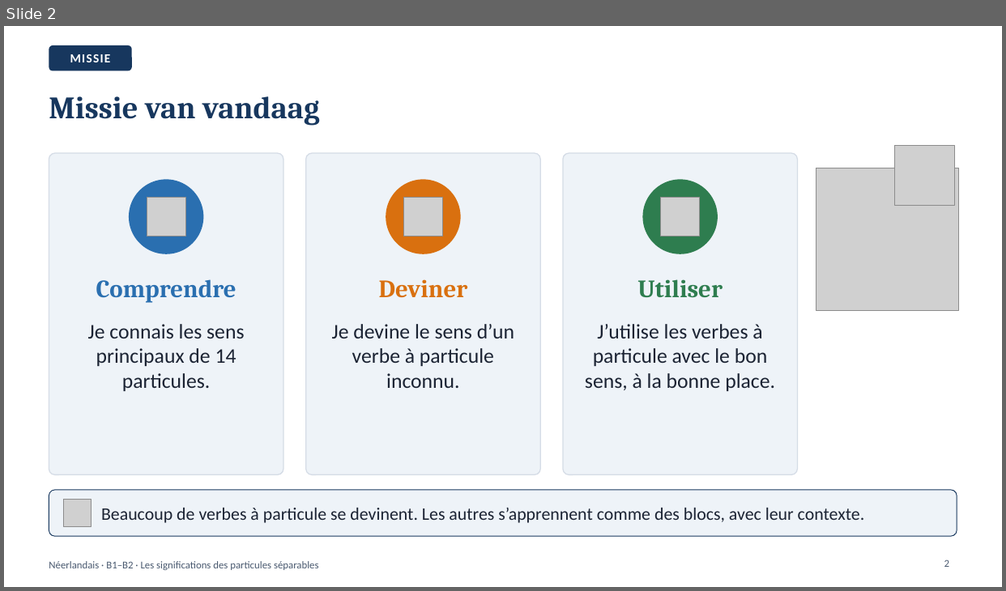
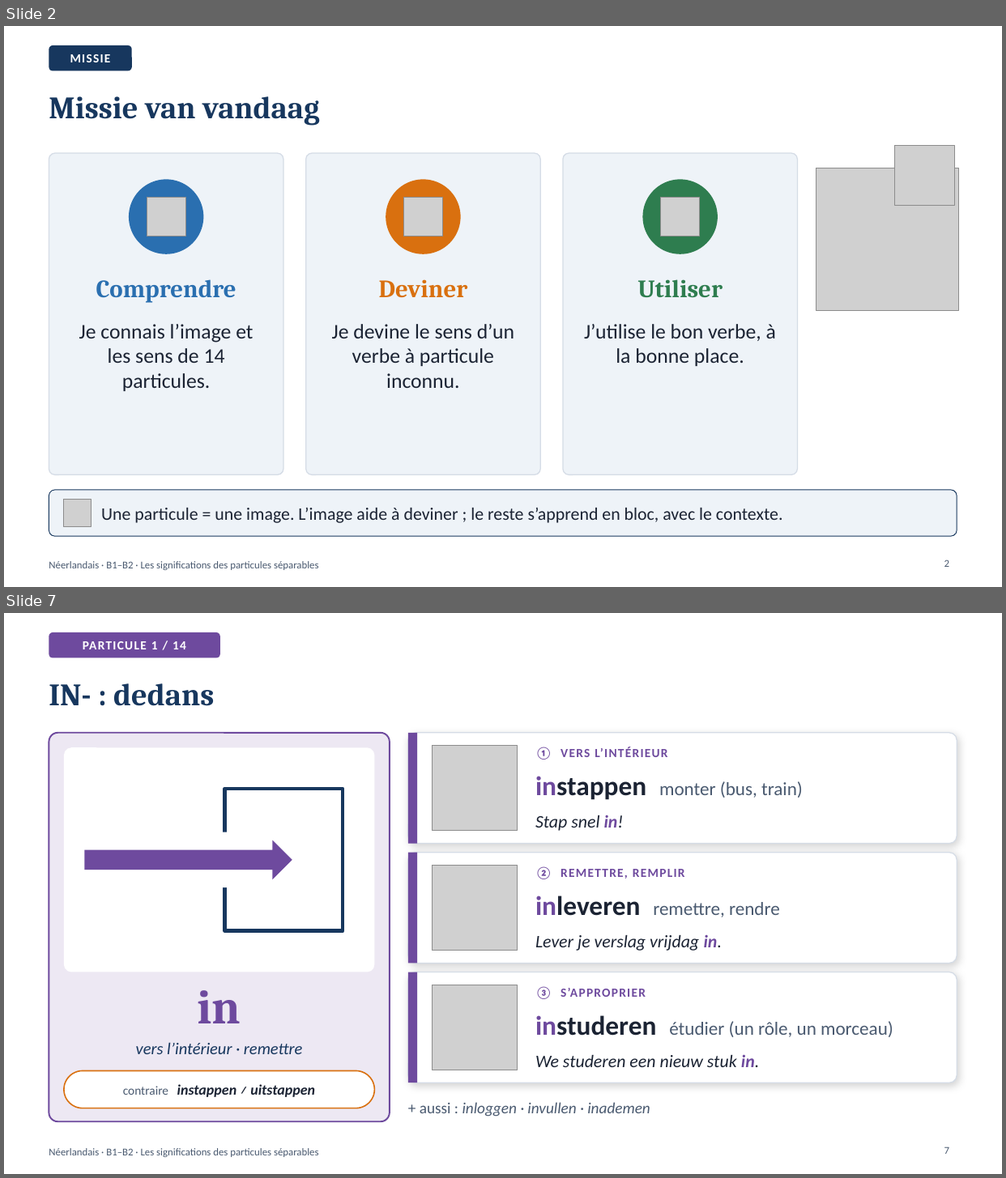
Before and after one commit to ajouniaux/talenleren, a slide deck: neerlandais1/powerpoints/Partikels_Les_particules_separables.pptx. Shown one above the other, each under a label of ours: slide 2 before the commit, slides 2 and 7 after it; the slides between them are not shown. The pictures are 1006x591 and 1006x1178 pixels, drawn with LibreOffice and Linux fonts; fonts in the diff are those of the drawing; grey boxes stand for pictures. Boxes give left, top, right and bottom in pixels: in the first picture for what was removed or moved away, otherwise in the second. Text is boxed around its words. In the diff, an @@ line names an element or a change of style, - is before the commit and + after.

```diff
--- a/neerlandais1/powerpoints/Partikels_Les_particules_separables.pptx
+++ b/neerlandais1/powerpoints/Partikels_Les_particules_separables.pptx
@@ slide 7 added at (x1=4, y1=613, x2=1002, y2=1174), background #FFFFFF; not listed: 1 template element that a slide beside it also shows @@
@@ rounded rectangle added at (x1=49, y1=632, x2=220, y2=658), fill #6E4A9E, 12 pt, text #FFFFFF, bold @@
+PARTICULE 1 / 14
@@ title added at (x1=49, y1=683, x2=214, y2=706), 30 pt, text #17375E, bold @@
+IN- : dedans
@@ rounded rectangle added at (x1=49, y1=733, x2=390, y2=1122), fill #6E4A9E at 12% opacity, outline #6E4A9E 1.5 pt @@
@@ rounded rectangle added at (x1=408, y1=733, x2=957, y2=844), fill #FFFFFF, outline #D5DCE6 1 pt @@
@@ rectangle added at (x1=408, y1=733, x2=417, y2=844), fill #6E4A9E @@
@@ rounded rectangle added at (x1=64, y1=747, x2=374, y2=973), fill #FFFFFF @@
@@ picture added at (x1=432, y1=746, x2=518, y2=831) @@
@@ text added at (x1=535, y1=747, x2=667, y2=760), 12 pt, text #6E4A9E, bold @@
+① VERS L’INTÉRIEUR
@@ text added at (x1=535, y1=776, x2=803, y2=800), 18 pt, text #4A5A70 @@
+instappen monter (bus, train)
@@ rectangle added at (x1=225, y1=789, x2=343, y2=931), fill #FFFFFF, outline #17375E 3.7 pt @@
@@ text added at (x1=535, y1=815, x2=624, y2=831), 17 pt, text #1B2333, italic @@
+Stap snel in!
@@ right arrow added at (x1=84, y1=841, x2=292, y2=880), fill #6E4A9E @@
@@ rectangle added at (x1=216, y1=833, x2=234, y2=888), fill #FFFFFF @@
@@ rounded rectangle added at (x1=408, y1=853, x2=957, y2=964), fill #FFFFFF, outline #D5DCE6 1 pt @@
@@ rectangle added at (x1=408, y1=853, x2=417, y2=964), fill #6E4A9E @@
@@ picture added at (x1=432, y1=865, x2=518, y2=951) @@
@@ text added at (x1=535, y1=867, x2=685, y2=879), 12 pt, text #6E4A9E, bold @@
+② REMETTRE, REMPLIR
@@ text added at (x1=535, y1=896, x2=780, y2=918), 18 pt, text #4A5A70 @@
+inleveren remettre, rendre
@@ text added at (x1=535, y1=935, x2=722, y2=951), 17 pt, text #1B2333, italic @@
+Lever je verslag vrijdag in.
@@ rounded rectangle added at (x1=408, y1=973, x2=957, y2=1083), fill #FFFFFF, outline #D5DCE6 1 pt @@
@@ rectangle added at (x1=408, y1=973, x2=417, y2=1083), fill #6E4A9E @@
@@ text added at (x1=198, y1=990, x2=241, y2=1024), 46 pt, text #6E4A9E, bold @@
+in
@@ picture added at (x1=432, y1=985, x2=518, y2=1071) @@
@@ text added at (x1=535, y1=986, x2=646, y2=999), 12 pt, text #6E4A9E, bold @@
+③ S’APPROPRIER
@@ text added at (x1=535, y1=1016, x2=893, y2=1037), 18 pt, text #4A5A70 @@
+instuderen étudier (un rôle, un morceau)
@@ text added at (x1=136, y1=1042, x2=302, y2=1054), 16 pt, text #17375E, italic @@
+vers l’intérieur · remettre
@@ rounded rectangle added at (x1=64, y1=1071, x2=374, y2=1109), fill #FFFFFF, outline #D9700F 1.25 pt @@
@@ text added at (x1=535, y1=1054, x2=759, y2=1067), 17 pt, text #1B2333, italic @@
+We studeren een nieuw stuk in.
@@ text added at (x1=123, y1=1084, x2=315, y2=1097), 14 pt, text #1B2333, bold, italic @@
+contraire instappen ≠ uitstappen
@@ text added at (x1=420, y1=1102, x2=650, y2=1117), 15 pt, text #4A5A70, italic @@
++ aussi : inloggen · invullen · inademen
@@ page number added at (x1=944, y1=1147, x2=949, y2=1154), 10 pt, text #4A5A70 @@
+7
@@ slide 2 changed as well @@
@@ text at (x1=79, y1=324, x2=253, y2=391): text changed @@
-Je connais les sens principaux de 14 particules.
+Je connais l’image et les sens de 14 particules.
@@ text at (x1=584, y1=324, x2=776, y2=366): text changed @@
-J’utilise les verbes à particule avec le bon sens, à la bonne place.
+J’utilise le bon verbe, à la bonne place.
@@ text at (x1=101, y1=508, x2=783, y2=523): text changed @@
-Beaucoup de verbes à particule se devinent. Les autres s’apprennent comme des blocs, avec leur contexte.
+Une particule = une image. L’image aide à deviner ; le reste s’apprend en bloc, avec le contexte.
```
Also in this commit, not shown: 10 other slides changed, 28 other slides added, 20 slides removed, 36 other files.
